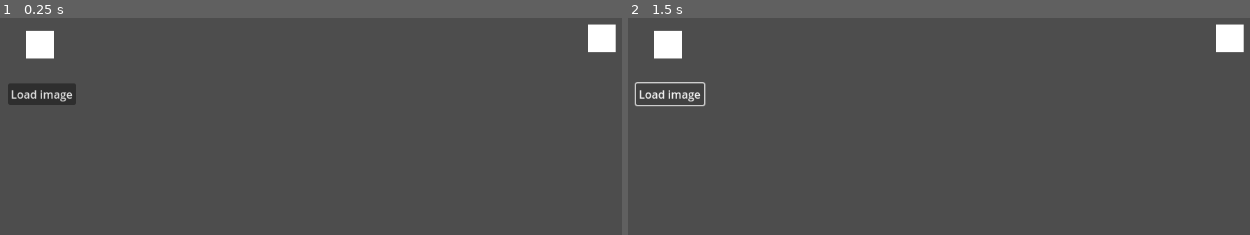
Above: before the commit, frames 1-2 (left to right).
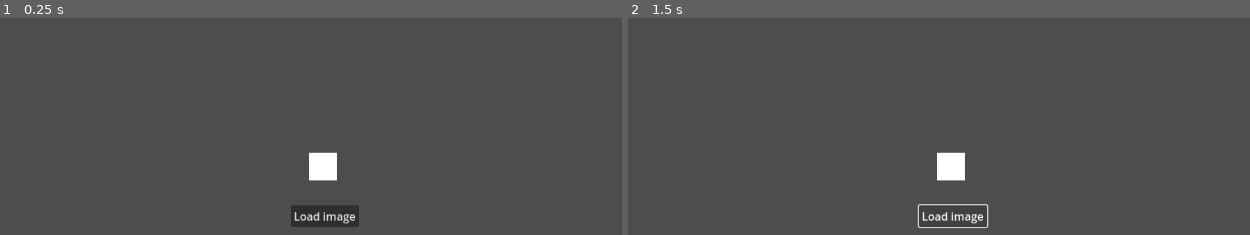
Above: after the commit, the same moments.

Repository: theRealDyer/VideoMouseTrackingSoftware
Game: Godot game, scene res://main.tscn
The game is run twice, just before and just after one commit, with the same random seed, the same clock (stepped at 60 frames per second) and the same inputs.
Inputs:
- Up to frame 1 (0.25 s): no input
- Up to frame 2 (1.5 s): tap Enter at 0.5 s; click "Load image" at 1.25 s

The runs differ from the first frame. In frame 1, 3.7% of the frame differs, in the area x 1-100%, y 2-97%; in frame 2, 2.6%.

Commit message:
deleted redundant button

Diff:
--- a/main.tscn
+++ b/main.tscn
@@ -23,10 +23,10 @@
 
 [node name="ColorRect" type="ColorRect" parent="."]
 layout_mode = 0
-offset_left = -437.0
-offset_top = -202.0
-offset_right = -397.0
-offset_bottom = -162.0
+offset_left = -29.0
+offset_top = -26.0
+offset_right = 11.0
+offset_bottom = 14.0
 
 [node name="TextureRect" type="TextureRect" parent="ColorRect"]
 layout_mode = 0
@@ -35,28 +35,11 @@
 
 [node name="LoadImage" type="Button" parent="."]
 layout_mode = 0
-offset_left = -463.0
-offset_top = -126.0
-offset_right = -365.0
-offset_bottom = -95.0
+offset_left = -55.0
+offset_top = 50.0
+offset_right = 43.0
+offset_bottom = 81.0
 text = "Load image"
-
-[node name="ColorRect2" type="ColorRect" parent="."]
-layout_mode = 0
-offset_left = 373.0
-offset_top = -211.0
-offset_right = 413.0
-offset_bottom = -171.0
-
-[node name="Label" type="Label" parent="ColorRect2"]
-layout_mode = 0
-offset_right = 40.0
-offset_bottom = 23.0
-
-[node name="TextureRectWithDrop" type="TextureRect" parent="ColorRect2"]
-layout_mode = 0
-offset_right = 40.0
-offset_bottom = 40.0
 
 [connection signal="file_selected" from="FileDialog" to="." method="_on_file_dialog_file_selected"]
 [connection signal="pressed" from="LoadImage" to="." method="_on_load_image_pressed"]
